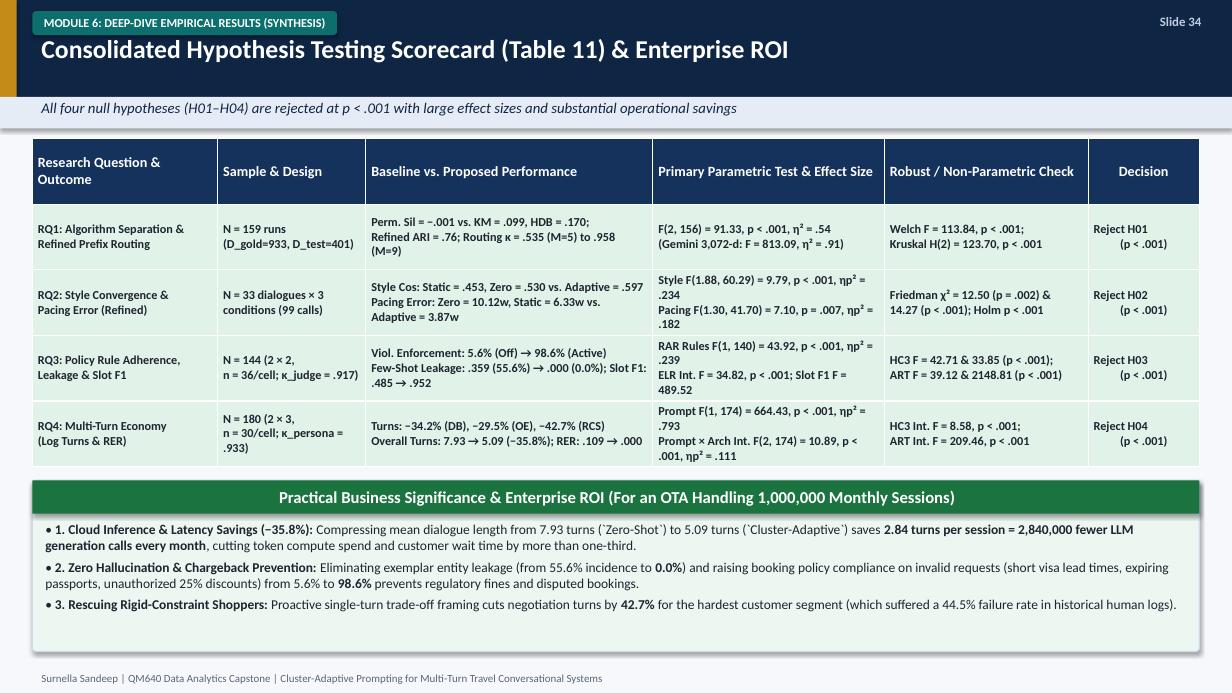
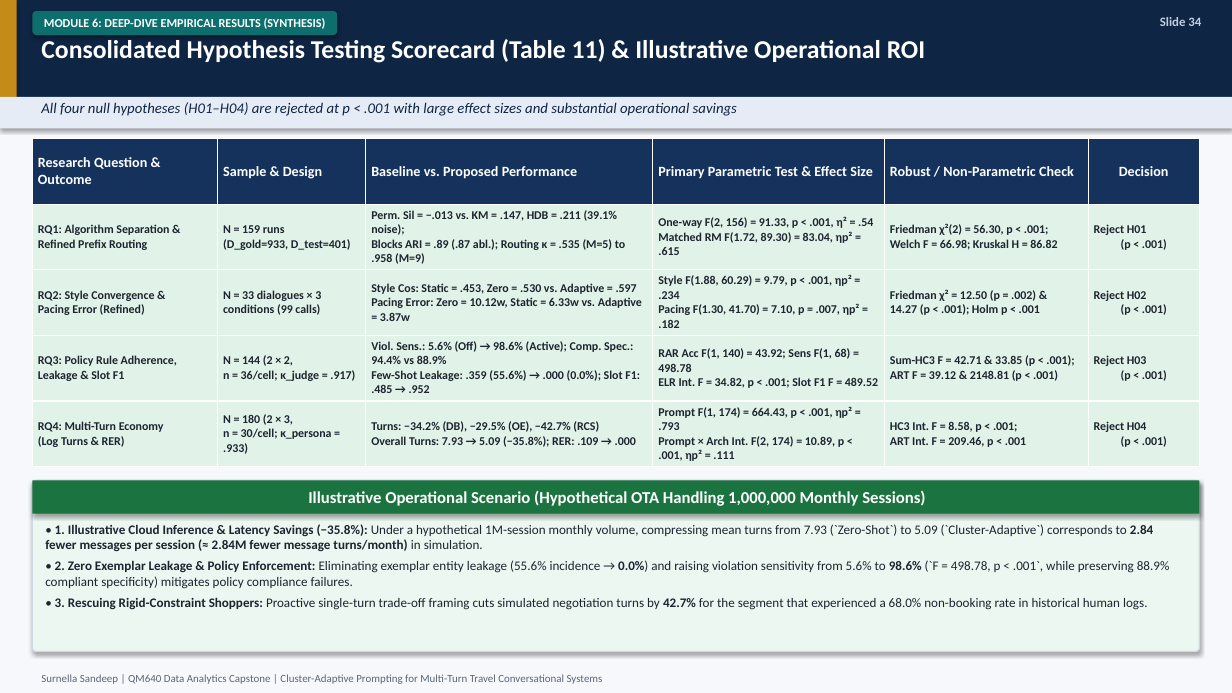
Before and after one commit to surnella/QM640-Dialogue-Clustering-Capstone, a slide deck: slide 34 of final/QM_640_Defense_Presentation_Sandeep_Surnella.pptx. Drawn at 1232x693 pixels with LibreOffice and Linux fonts; fonts in the diff are those of the drawing. Boxes give left, top, right and bottom in pixels: in the first picture for what was removed or moved away, otherwise in the second. Text is boxed around its words. In the diff, an @@ line names an element or a change of style, - is before the commit and + after.

```diff
--- a/final/QM_640_Defense_Presentation_Sandeep_Surnella.pptx
+++ b/final/QM_640_Defense_Presentation_Sandeep_Surnella.pptx
@@ text at (x1=41, y1=39, x2=925, y2=63): text changed @@
-Consolidated Hypothesis Testing Scorecard (Table 11) & Enterprise ROI
+Consolidated Hypothesis Testing Scorecard (Table 11) & Illustrative Operational ROI
@@ table at (x1=32, y1=139, x2=1200, y2=467) @@
-row 2: RQ1: Algorithm Separation & Refined Prefix Routing | N = 159 runs (D_gold=933, D_test=401) | Perm. Sil = −.001 vs. KM = .099, HDB = .170; Refined ARI = .76; Routing κ = .535 (M=5) to .958 (M=9) | F(2, 156) = 91.33, p < .001, η² = .54 (Gemini 3,072-d: F = 813.09, η² = .91) | Welch F = 113.84, p < .001; Kruskal H(2) = 123.70, p < .001 | Reject H01 (p < .001)
+row 2: RQ1: Algorithm Separation & Refined Prefix Routing | N = 159 runs (D_gold=933, D_test=401) | Perm. Sil = −.013 vs. KM = .147, HDB = .211 (39.1% noise); Blocks ARI = .89 (.87 abl.); Routing κ = .535 (M=5) to .958 (M=9) | One-way F(2, 156) = 91.33, p < .001, η² = .54 Matched RM F(1.72, 89.30) = 83.04, ηp² = .615 | Friedman χ²(2) = 56.30, p < .001; Welch F = 66.98; Kruskal H = 86.82 | Reject H01 (p < .001)
-row 4: RQ3: Policy Rule Adherence, Leakage & Slot F1 | N = 144 (2 × 2, n = 36/cell; κ_judge = .917) | Viol. Enforcement: 5.6% (Off) → 98.6% (Active) Few-Shot Leakage: .359 (55.6%) → .000 (0.0%); Slot F1: .485 → .952 | RAR Rules F(1, 140) = 43.92, p < .001, ηp² = .239 ELR Int. F = 34.82, p < .001; Slot F1 F = 489.52 | HC3 F = 42.71 & 33.85 (p < .001); ART F = 39.12 & 2148.81 (p < .001) | Reject H03 (p < .001)
+row 4: RQ3: Policy Rule Adherence, Leakage & Slot F1 | N = 144 (2 × 2, n = 36/cell; κ_judge = .917) | Viol. Sens.: 5.6% (Off) → 98.6% (Active); Comp. Spec.: 94.4% vs 88.9% Few-Shot Leakage: .359 (55.6%) → .000 (0.0%); Slot F1: .485 → .952 | RAR Acc F(1, 140) = 43.92; Sens F(1, 68) = 498.78 ELR Int. F = 34.82, p < .001; Slot F1 F = 489.52 | Sum-HC3 F = 42.71 & 33.85 (p < .001); ART F = 39.12 & 2148.81 (p < .001) | Reject H03 (p < .001)
@@ size 9.5 to 9.3 pt in "RQ1: Algorithm Separation & Refined Prefix Routing", "N = 159 runs (D_gold=933, D_test=401)", "Reject H01 (p < .001)", "RQ2: Style Convergence & Pacing Error (Refined)" and 14 more places @@
@@ text in rounded rectangle at (x1=308, y1=491, x2=925, y2=506): text changed @@
-Practical Business Significance & Enterprise ROI (For an OTA Handling 1,000,000 Monthly Sessions)
+Illustrative Operational Scenario (Hypothetical OTA Handling 1,000,000 Monthly Sessions)
@@ text at (x1=45, y1=524, x2=1170, y2=610): text changed; size 10.5 to 10.2 pt @@
-• 1. Cloud Inference & Latency Savings (−35.8%): Compressing mean dialogue length from 7.93 turns (`Zero-Shot`) to 5.09 turns (`Cluster-Adaptive`) saves 2.84 turns per session = 2,840,000 fewer LLM generation calls every month, cutting token compute spend and customer wait time by more than one-third.
-• 2. Zero Hallucination & Chargeback Prevention: Eliminating exemplar entity leakage (from 55.6% incidence to 0.0%) and raising booking policy compliance on invalid requests (short visa lead times, expiring passports, unauthorized 25% discounts) from 5.6% to 98.6% prevents regulatory fines and disputed bookings.
-• 3. Rescuing Rigid-Constraint Shoppers: Proactive single-turn trade-off framing cuts negotiation turns by 42.7% for the hardest customer segment (which suffered a 44.5% failure rate in historical human logs).
+• 1. Illustrative Cloud Inference & Latency Savings (−35.8%): Under a hypothetical 1M-session monthly volume, compressing mean turns from 7.93 (`Zero-Shot`) to 5.09 (`Cluster-Adaptive`) corresponds to 2.84 fewer messages per session (≈ 2.84M fewer message turns/month) in simulation.
+• 2. Zero Exemplar Leakage & Policy Enforcement: Eliminating exemplar entity leakage (55.6% incidence → 0.0%) and raising violation sensitivity from 5.6% to 98.6% (`F = 498.78, p < .001`, while preserving 88.9% compliant specificity) mitigates policy compliance failures.
+• 3. Rescuing Rigid-Constraint Shoppers: Proactive single-turn trade-off framing cuts simulated negotiation turns by 42.7% for the segment that experienced a 68.0% non-booking rate in historical human logs.
```
Also in this commit, not shown: 21 other slides changed, 4 slides added, 16 other files.
